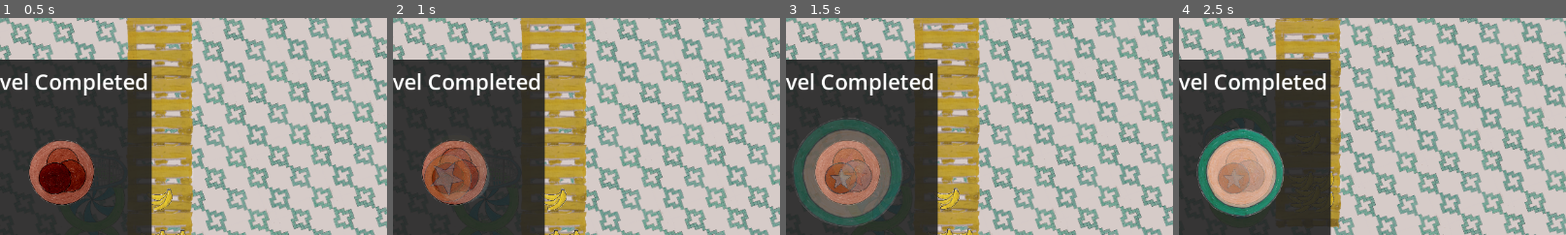
Above: before the commit, frames 1-4 (left to right).
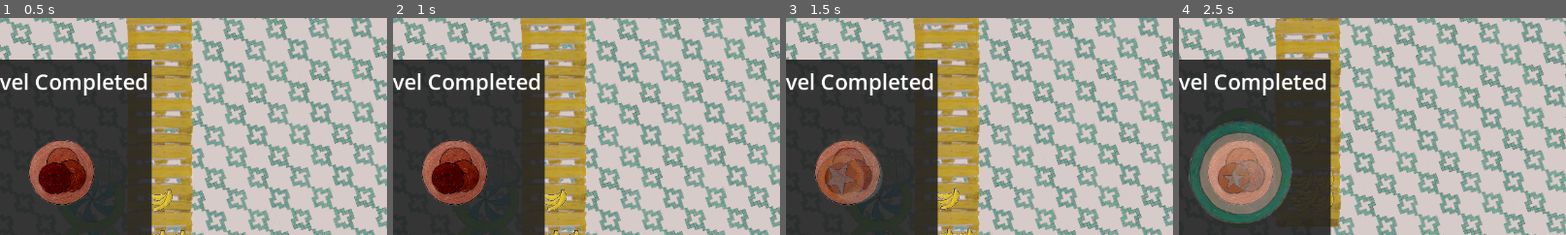
Above: after the commit, the same moments.

Repository: MathieuVavrille/market-drift
Game: Godot game, scene res://main.tscn
Same seed, same stepped clock (60 frames per second), same inputs: the game is played once before the commit and once after it.
Inputs:
- Up to frame 1 (0.5 s): no input
- Up to frame 2 (1 s): tap Enter (ui_accept) at 0.5, 0.6, 0.77 s; hold Right (ui_right) from 0.53 s (still down)
- Up to frame 3 (1.5 s): tap Enter (ui_accept) at 1.07 s; release Right (ui_right) at 1.28 s; hold Down (ui_down) from 1.28 s (still down); tap Ctrl (turn) at 1.35 s
- Up to frame 4 (2.5 s): tap Enter (ui_accept) at 1.52, 1.55, 1.82, 2.1 s; release Down (ui_down) at 2.03 s; hold Right (ui_right) from 2.03 s (still down)
The pictures show only the part of the screen within x 42-92%, y 14-64%; the shares and areas given below are measured in that part.

Frame 1 is identical in both runs. In frame 2, 2.7% of the frame differs, in the area x 8-25%, y 60-86%; in frame 3, 9.7%, in the area x 2-31%, y 45-96%; in frame 4, 9.2%.

Commit message:
medal obtain sounds

Diff:
--- a/main.gd
+++ b/main.gd
@@ -11,9 +11,10 @@
 		object.is_achieved.connect(object_area_achieved)
 		instantiate_goal_arrow(object, object.get_texture())
 
+var medals = 0
 func _process(_delta):
 	if Input.is_action_just_pressed("ui_accept"):
-		$LevelEnd.get_node("Control").get_node("MultiMedal").add_medal()
+		$LevelEnd.get_node("Control").get_node("MultiMedal").appear_multiple(4, true)
 
 func instantiate_goal_arrow(object, texture):
 	var goal_arrow = goal_arrow_scene.instantiate()
--- a/ui/multi_medal.gd
+++ b/ui/multi_medal.gd
@@ -24,3 +24,16 @@
 			tween.tween_property(medal, "modulate:a", 0, $Author.ANIMATION_DURATION).set_trans(Tween.TRANS_CUBIC)#.set_ease(Tween.EASE_OUT))
 			tween.tween_interval($Author.ANIMATION_DURATION / 3 * i)
 			tween.tween_property(medal, "modulate:a", 1, $Author.ANIMATION_DURATION)#.set_trans(Tween.TRANS_CUBIC)#.set_ease(Tween.EASE_OUT))
+
+
+func appear_multiple(medal_level: int, is_pb: bool):
+	$DrumRoll.play()
+	get_tree().create_timer(max(1.0, 0.5 + medal_level - visible_medals - $Bronze.ANIMATION_DURATION/2)).timeout.connect(func (): $DrumRoll.stop())
+	if not is_pb:
+		get_tree().create_timer(1.0).timeout.connect(func (): $Fart.play())
+	else:
+		if is_pb and medal_level == visible_medals:
+			get_tree().create_timer(1.0).timeout.connect(func (): $Bronze.get_node("DrumEnd").play())
+		else:
+			for i in range(visible_medals, medal_level):
+				get_tree().create_timer(0.5 + i-visible_medals).timeout.connect(add_medal)
--- a/ui/multi_medal.tscn
+++ b/ui/multi_medal.tscn
@@ -7,6 +7,8 @@
 [ext_resource type="Texture2D" uid="uid://2ff2a0aght5w" path="res://assets/medals/bronze.png" id="3_ywakq"]
 [ext_resource type="Texture2D" uid="uid://b0i0eqxe2jgvd" path="res://assets/medals/silver.png" id="4_fg570"]
 [ext_resource type="Texture2D" uid="uid://b3kuhktel34kl" path="res://assets/medals/gold.png" id="5_0py07"]
+[ext_resource type="AudioStream" uid="uid://dsvv4qld6bx5s" path="res://assets/sfx/drum_roll.wav" id="8_k02mj"]
+[ext_resource type="AudioStream" uid="uid://dufewi8tn6fkw" path="res://assets/sfx/fart.mp3" id="9_31dy8"]
 
 [node name="MultiMedal" type="Node2D"]
 script = ExtResource("1_ywakq")
@@ -43,3 +45,9 @@
 scale = Vector2(0.095, 0.095)
 texture = ExtResource("5_0py07")
 color = "gold"
+
+[node name="DrumRoll" type="AudioStreamPlayer" parent="."]
+stream = ExtResource("8_k02mj")
+
+[node name="Fart" type="AudioStreamPlayer" parent="."]
+stream = ExtResource("9_31dy8")
Not shown: 1 places in ui/multi_medal.tscn that only renumber resources
